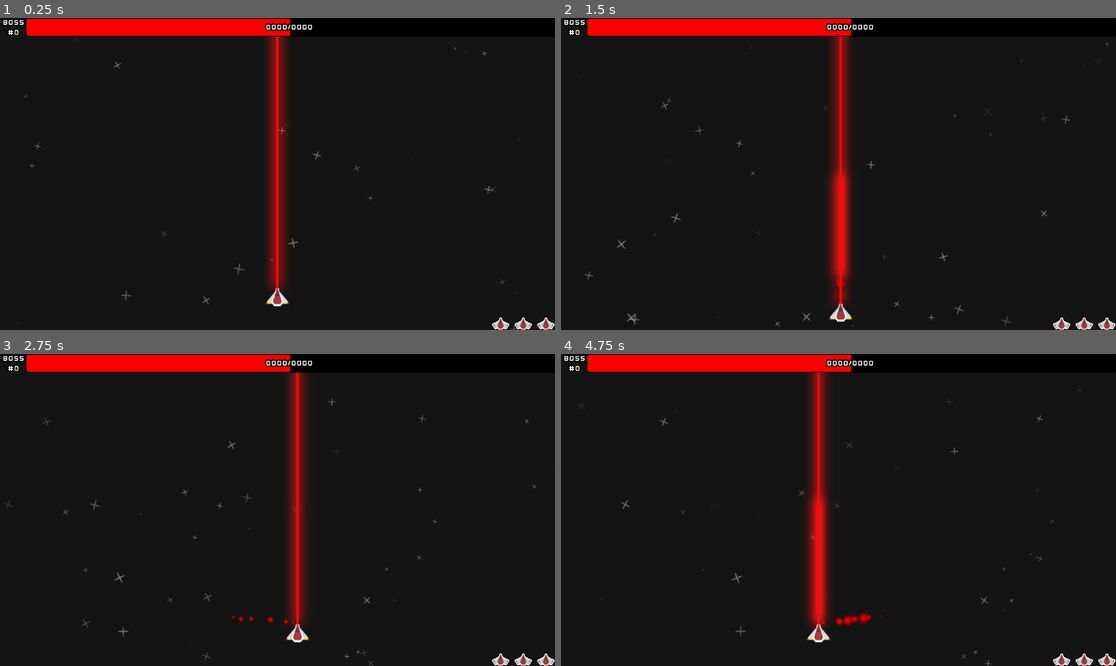
Above: before the commit, frames 1-4 (two rows, left to right).
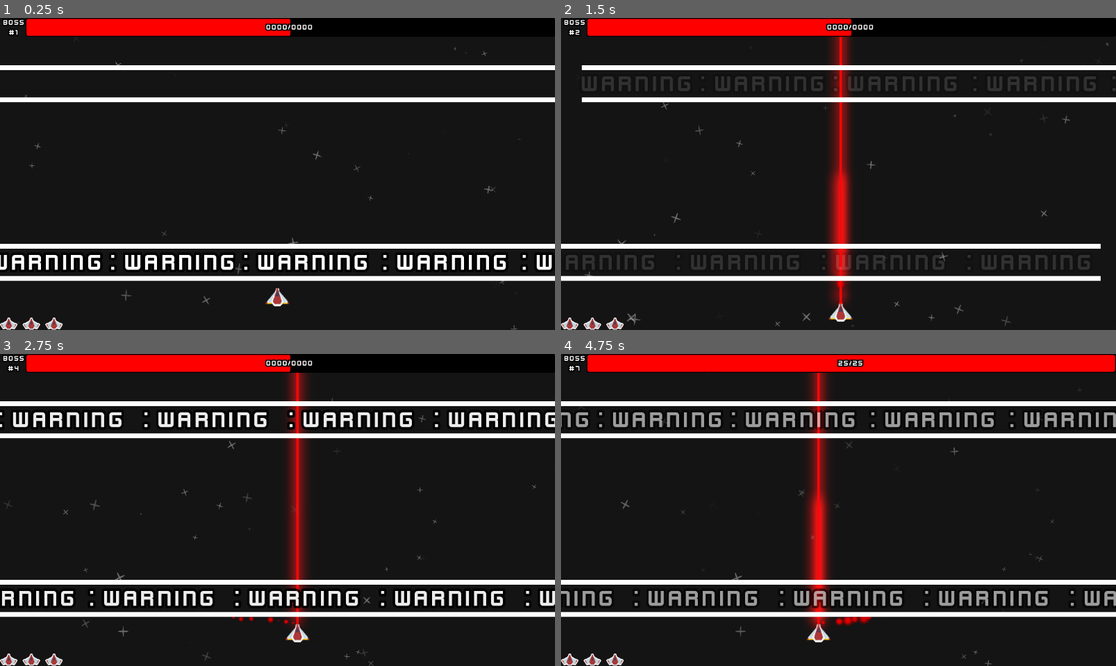
Above: after the commit, the same moments.

Repository: Noxalus/GMTK-2024
Game: Godot game, scene res://scenes/game.tscn
The game is run twice, just before and just after one commit, with the same random seed, the same clock (stepped at 60 frames per second) and the same inputs. The engine's default icon, where the game draws it, is replaced by a stand-in: a white triangle on a blue panel in a dark square.
Inputs (mouse positions are in pixels of both pictures, inside the frame that each line leads up to):
- Up to frame 1 (0.25 s): no input
- Up to frame 2 (1.5 s): move the mouse to (960, 158) at 0.52 s; hold D (move_right) 0.53-1.28 s; tap Page Up (next_boss) at 0.6 s; move the mouse to (727, 189) at 1.27 s; hold S (move_down) from 1.28 s (still down); tap Shift (focus) at 1.35 s
- Up to frame 3 (2.75 s): tap Page Up (next_boss) at 1.55, 2.1 s; move the mouse to (333, 441) at 2.02 s; release S (move_down) at 2.03 s; hold D (move_right) from 2.03 s (still down)
- Up to frame 4 (4.75 s): move the mouse to (810, 572) at 2.77 s; release D (move_right) at 2.78 s; hold Insert (choose_upgrade) 2.78-3.5 s; click (810, 572) at 2.85 s; tap Page Up (next_boss) at 3.05, 4.35 s; click (755, 541) at 3.52 s; move the mouse to (1005, 556) at 4.27 s; hold A (move_left) from 4.28 s (still down)

The runs differ from the first frame. In frame 1, 12% of the frame differs, in the area x 0-100%, y 3-100%; in frame 2, 10%; in frame 3, 11%; in frame 4, 14%, in the area x 0-100%, y 0-100%.

Commit message:
Create a simple warning animation.

Diff:
--- a/forever-warning/scenes/hud/hud.tscn
+++ b/forever-warning/scenes/hud/hud.tscn
@@ -32,6 +32,287 @@
 [sub_resource type="Theme" id="Theme_twhq7"]
 default_font = ExtResource("3_j6bfj")
 
+[sub_resource type="Theme" id="Theme_4okq1"]
+default_font = ExtResource("3_j6bfj")
+default_font_size = 50
+
+[sub_resource type="Animation" id="Animation_vf7qm"]
+resource_name = "warning"
+length = 3.0
+tracks/0/type = "value"
+tracks/0/imported = false
+tracks/0/enabled = true
+tracks/0/path = NodePath("Control/WarningContainer:visible")
+tracks/0/interp = 1
+tracks/0/loop_wrap = true
+tracks/0/keys = {
+"times": PackedFloat32Array(0),
+"transitions": PackedFloat32Array(1),
+"update": 1,
+"values": [true]
+}
+tracks/1/type = "value"
+tracks/1/imported = false
+tracks/1/enabled = true
+tracks/1/path = NodePath("Control/WarningContainer2:visible")
+tracks/1/interp = 1
+tracks/1/loop_wrap = true
+tracks/1/keys = {
+"times": PackedFloat32Array(0),
+"transitions": PackedFloat32Array(1),
+"update": 1,
+"values": [true]
+}
+tracks/2/type = "value"
+tracks/2/imported = false
+tracks/2/enabled = true
+tracks/2/path = NodePath("Control/WarningContainer:position")
+tracks/2/interp = 1
+tracks/2/loop_wrap = true
+tracks/2/keys = {
+"times": PackedFloat32Array(0, 3),
+"transitions": PackedFloat32Array(1, 1),
+"update": 0,
+"values": [Vector2(2333, 111), Vector2(-1145, 111)]
+}
+tracks/3/type = "value"
+tracks/3/imported = false
+tracks/3/enabled = true
+tracks/3/path = NodePath("Control/WarningContainer2:position")
+tracks/3/interp = 1
+tracks/3/loop_wrap = true
+tracks/3/keys = {
+"times": PackedFloat32Array(0, 3),
+"transitions": PackedFloat32Array(1, 1),
+"update": 0,
+"values": [Vector2(-2326, 482), Vector2(1166, 482)]
+}
+tracks/4/type = "value"
+tracks/4/imported = false
+tracks/4/enabled = true
+tracks/4/path = NodePath("Control/WarningContainer/Label:self_modulate")
+tracks/4/interp = 1
+tracks/4/loop_wrap = true
+tracks/4/keys = {
+"times": PackedFloat32Array(0, 0.25, 0.5, 0.75, 1, 1.25, 1.5, 1.73333, 2, 2.23333, 2.5, 2.73333, 3),
+"transitions": PackedFloat32Array(1, 1, 1, 1, 1, 1, 1, 1, 1, 1, 1, 1, 1),
+"update": 0,
+"values": [Color(1, 1, 1, 0), Color(1, 1, 1, 1), Color(1, 1, 1, 0), Color(1, 1, 1, 1), Color(1, 1, 1, 0), Color(1, 1, 1, 1), Color(1, 1, 1, 0), Color(1, 1, 1, 1), Color(1, 1, 1, 0), Color(1, 1, 1, 1), Color(1, 1, 1, 0), Color(1, 1, 1, 1), Color(1, 1, 1, 0)]
+}
+tracks/5/type = "value"
+tracks/5/imported = false
+tracks/5/enabled = true
+tracks/5/path = NodePath("Control/WarningContainer2:self_modulate")
+tracks/5/interp = 1
+tracks/5/loop_wrap = true
+tracks/5/keys = {
+"times": PackedFloat32Array(0),
+"transitions": PackedFloat32Array(1),
+"update": 0,
+"values": [Color(1, 1, 1, 0)]
+}
+tracks/6/type = "value"
+tracks/6/imported = false
+tracks/6/enabled = true
+tracks/6/path = NodePath("Control/WarningContainer/Label/ColorRect:color")
+tracks/6/interp = 1
+tracks/6/loop_wrap = true
+tracks/6/keys = {
+"times": PackedFloat32Array(0, 0.233333, 2.73333, 3),
+"transitions": PackedFloat32Array(1, 1, 1, 1),
+"update": 0,
+"values": [Color(1, 1, 1, 0), Color(1, 1, 1, 1), Color(1, 1, 1, 1), Color(1, 1, 1, 0)]
+}
+tracks/7/type = "value"
+tracks/7/imported = false
+tracks/7/enabled = true
+tracks/7/path = NodePath("Control/WarningContainer/Label/ColorRect2:color")
+tracks/7/interp = 1
+tracks/7/loop_wrap = true
+tracks/7/keys = {
+"times": PackedFloat32Array(0, 0.233333, 2.73333, 3),
+"transitions": PackedFloat32Array(1, 1, 1, 1),
+"update": 0,
+"values": [Color(1, 1, 1, 0), Color(1, 1, 1, 1), Color(1, 1, 1, 1), Color(1, 1, 1, 0)]
+}
+tracks/8/type = "value"
+tracks/8/imported = false
+tracks/8/enabled = true
+tracks/8/path = NodePath("Control/WarningContainer2/Label:self_modulate")
+tracks/8/interp = 1
+tracks/8/loop_wrap = true
+tracks/8/keys = {
+"times": PackedFloat32Array(0, 0.25, 0.5, 0.75, 1, 1.25, 1.5, 1.73333, 2, 2.23333, 2.5, 2.73333, 3),
+"transitions": PackedFloat32Array(1, 1, 1, 1, 1, 1, 1, 1, 1, 1, 1, 1, 1),
+"update": 0,
+"values": [Color(1, 1, 1, 0), Color(1, 1, 1, 1), Color(1, 1, 1, 0), Color(1, 1, 1, 1), Color(1, 1, 1, 0), Color(1, 1, 1, 1), Color(1, 1, 1, 0), Color(1, 1, 1, 1), Color(1, 1, 1, 0), Color(1, 1, 1, 1), Color(1, 1, 1, 0), Color(1, 1, 1, 1), Color(1, 1, 1, 0)]
+}
+tracks/9/type = "value"
+tracks/9/imported = false
+tracks/9/enabled = true
+tracks/9/path = NodePath("Control/WarningContainer2/Label/ColorRect:color")
+tracks/9/interp = 1
+tracks/9/loop_wrap = true
+tracks/9/keys = {
+"times": PackedFloat32Array(0, 0.233333, 2.73333, 3),
+"transitions": PackedFloat32Array(1, 1, 1, 1),
+"update": 0,
+"values": [Color(1, 1, 1, 0), Color(1, 1, 1, 1), Color(1, 1, 1, 1), Color(1, 1, 1, 0)]
+}
+tracks/10/type = "value"
+tracks/10/imported = false
+tracks/10/enabled = true
+tracks/10/path = NodePath("Control/WarningContainer2/Label/ColorRect2:color")
+tracks/10/interp = 1
+tracks/10/loop_wrap = true
+tracks/10/keys = {
+"times": PackedFloat32Array(0, 0.233333, 2.73333, 3),
+"transitions": PackedFloat32Array(1, 1, 1, 1),
+"update": 0,
+"values": [Color(1, 1, 1, 0), Color(1, 1, 1, 1), Color(1, 1, 1, 1), Color(1, 1, 1, 0)]
+}
+
+[sub_resource type="Animation" id="Animation_mebjt"]
+length = 0.001
+tracks/0/type = "value"
+tracks/0/imported = false
+tracks/0/enabled = true
+tracks/0/path = NodePath("Control/WarningContainer:visible")
+tracks/0/interp = 1
+tracks/0/loop_wrap = true
+tracks/0/keys = {
+"times": PackedFloat32Array(0),
+"transitions": PackedFloat32Array(1),
+"update": 1,
+"values": [true]
+}
+tracks/1/type = "value"
+tracks/1/imported = false
+tracks/1/enabled = true
+tracks/1/path = NodePath("Control/WarningContainer2:visible")
+tracks/1/interp = 1
+tracks/1/loop_wrap = true
+tracks/1/keys = {
+"times": PackedFloat32Array(0),
+"transitions": PackedFloat32Array(1),
+"update": 1,
+"values": [true]
+}
+tracks/2/type = "value"
+tracks/2/imported = false
+tracks/2/enabled = true
+tracks/2/path = NodePath("Control/WarningContainer:position")
+tracks/2/interp = 1
+tracks/2/loop_wrap = true
+tracks/2/keys = {
+"times": PackedFloat32Array(0),
+"transitions": PackedFloat32Array(1),
+"update": 0,
+"values": [Vector2(1152, 111)]
+}
+tracks/3/type = "value"
+tracks/3/imported = false
+tracks/3/enabled = true
+tracks/3/path = NodePath("Control/WarningContainer2:position")
+tracks/3/interp = 1
+tracks/3/loop_wrap = true
+tracks/3/keys = {
+"times": PackedFloat32Array(0),
+"transitions": PackedFloat32Array(1),
+"update": 0,
+"values": [Vector2(1152, 482)]
+}
+tracks/4/type = "value"
+tracks/4/imported = false
+tracks/4/enabled = true
+tracks/4/path = NodePath("Control/WarningContainer:self_modulate")
+tracks/4/interp = 1
+tracks/4/loop_wrap = true
+tracks/4/keys = {
+"times": PackedFloat32Array(0),
+"transitions": PackedFloat32Array(1),
+"update": 0,
+"values": [Color(1, 1, 1, 1)]
+}
+tracks/5/type = "value"
+tracks/5/imported = false
+tracks/5/enabled = true
+tracks/5/path = NodePath("Control/WarningContainer2:self_modulate")
+tracks/5/interp = 1
+tracks/5/loop_wrap = true
+tracks/5/keys = {
+"times": PackedFloat32Array(0),
+"transitions": PackedFloat32Array(1),
+"update": 0,
+"values": [Color(1, 1, 1, 1)]
+}
+tracks/6/type = "value"
+tracks/6/imported = false
+tracks/6/enabled = true
+tracks/6/path = NodePath("Control/WarningContainer/Label/ColorRect:color")
+tracks/6/interp = 1
+tracks/6/loop_wrap = true
+tracks/6/keys = {
+"times": PackedFloat32Array(0),
+"transitions": PackedFloat32Array(1),
+"update": 0,
+"values": [Color(1, 1, 1, 1)]
+}
+tracks/7/type = "value"
+tracks/7/imported = false
+tracks/7/enabled = true
+tracks/7/path = NodePath("Control/WarningContainer/Label/ColorRect2:color")
+tracks/7/interp = 1
+tracks/7/loop_wrap = true
+tracks/7/keys = {
+"times": PackedFloat32Array(0),
+"transitions": PackedFloat32Array(1),
+"update": 0,
+"values": [Color(1, 1, 1, 1)]
+}
+tracks/8/type = "value"
+tracks/8/imported = false
+tracks/8/enabled = true
+tracks/8/path = NodePath("Control/WarningContainer2/Label:self_modulate")
+tracks/8/interp = 1
+tracks/8/loop_wrap = true
+tracks/8/keys = {
+"times": PackedFloat32Array(0),
+"transitions": PackedFloat32Array(1),
+"update": 0,
+"values": [Color(1, 1, 1, 1)]
+}
+tracks/9/type = "value"
+tracks/9/imported = false
+tracks/9/enabled = true
+tracks/9/path = NodePath("Control/WarningContainer2/Label/ColorRect:color")
+tracks/9/interp = 1
+tracks/9/loop_wrap = true
+tracks/9/keys = {
+"times": PackedFloat32Array(0),
+"transitions": PackedFloat32Array(1),
+"update": 0,
+"values": [Color(1, 1, 1, 1)]
+}
+tracks/10/type = "value"
+tracks/10/imported = false
+tracks/10/enabled = true
+tracks/10/path = NodePath("Control/WarningContainer2/Label/ColorRect2:color")
+tracks/10/interp = 1
+tracks/10/loop_wrap = true
+tracks/10/keys = {
+"times": PackedFloat32Array(0),
+"transitions": PackedFloat32Array(1),
+"update": 0,
+"values": [Color(1, 1, 1, 1)]
+}
+
+[sub_resource type="AnimationLibrary" id="AnimationLibrary_pw1aq"]
+_data = {
+"RESET": SubResource("Animation_mebjt"),
+"warning": SubResource("Animation_vf7qm")
+}
+
 [sub_resource type="Gradient" id="Gradient_54kjy"]
 offsets = PackedFloat32Array(0)
 colors = PackedColorArray(0, 0, 0, 1)
@@ -54,14 +335,11 @@
 
 [node name="LifeContainer" type="HBoxContainer" parent="."]
 layout_mode = 1
-anchors_preset = 3
-anchor_left = 1.0
+anchors_preset = 2
 anchor_top = 1.0
-anchor_right = 1.0
-anchor_bottom = 1.0
-offset_left = -84.0
+anchor_bottom = 1.0
 offset_top = -26.0
-grow_horizontal = 0
+offset_right = 131.0
 grow_vertical = 0
 theme_override_constants/separation = 10
 
@@ -74,7 +352,7 @@
 [node name="LifeIcon3" parent="LifeContainer" instance=ExtResource("1_16ty7")]
 layout_mode = 2
 
-[node name="MarginContainer" type="MarginContainer" parent="."]
+[node name="TopBar" type="MarginContainer" parent="."]
 layout_mode = 1
 anchors_preset = 10
 anchor_right = 1.0
@@ -85,11 +363,11 @@
 theme_override_constants/margin_right = 0
 theme_override_constants/margin_bottom = 0
 
-[node name="BossLifeContainer" type="HBoxContainer" parent="MarginContainer"]
+[node name="BossLifeContainer" type="HBoxContainer" parent="TopBar"]
 layout_mode = 2
 theme_override_constants/separation = 0
 
-[node name="BossLabel" type="Label" parent="MarginContainer/BossLifeContainer"]
+[node name="BossLabel" type="Label" parent="TopBar/BossLifeContainer"]
 layout_mode = 2
 theme = SubResource("Theme_wyq1t")
 theme_override_constants/outline_size = 10
@@ -98,11 +376,12 @@
 horizontal_alignment = 1
 justification_flags = 0
 
-[node name="Control" type="Control" parent="MarginContainer/BossLifeContainer"]
+[node name="Control" type="Control" parent="TopBar/BossLifeContainer"]
 layout_mode = 2
 size_flags_horizontal = 3
 
-[node name="BossLifeGauge" type="ProgressBar" parent="MarginContainer/BossLifeContainer/Control"]
+[node name="BossLifeGauge" type="ProgressBar" parent="TopBar/BossLifeContainer/Control"]
+unique_name_in_owner = true
 layout_mode = 1
 anchors_preset = 15
 anchor_right = 1.0
@@ -114,7 +393,7 @@
 value = 50.0
 show_percentage = false
 
-[node name="BossLifeLabel" type="Label" parent="MarginContainer/BossLifeContainer/Control"]
+[node name="BossLifeLabel" type="Label" parent="TopBar/BossLifeContainer/Control"]
 layout_mode = 1
 anchors_preset = 15
 anchor_right = 1.0
@@ -126,6 +405,116 @@
 text = "0000/0000"
 horizontal_alignment = 1
 vertical_alignment = 1
+
+[node name="Warning" type="Control" parent="."]
+layout_mode = 1
+anchors_preset = 15
+anchor_right = 1.0
+anchor_bottom = 1.0
+grow_horizontal = 2
+grow_vertical = 2
+
+[node name="Control" type="Control" parent="Warning"]
+layout_mode = 1
+anchors_preset = 15
+anchor_right = 1.0
+anchor_bottom = 1.0
+grow_horizontal = 2
+grow_vertical = 2
+
+[node name="WarningContainer" type="Control" parent="Warning/Control"]
+layout_mode = 1
+anchors_preset = 14
+anchor_top = 0.5
+anchor_right = 1.0
+anchor_bottom = 0.5
+offset_left = 1152.0
+offset_top = -213.0
+offset_right = 1152.0
+offset_bottom = -162.0
+grow_horizontal = 2
+grow_vertical = 2
+
+[node name="Label" type="Label" parent="Warning/Control/WarningContainer"]
+self_modulate = Color(1, 1, 1, 0)
+layout_mode = 1
+anchors_preset = 15
+anchor_right = 1.0
+anchor_bottom = 1.0
+grow_horizontal = 2
+grow_vertical = 2
+theme = SubResource("Theme_4okq1")
+theme_override_constants/outline_size = 20
+text = "WARNING : WARNING : WARNING  : WARNING  : WARNING   : WARNING   : WARNING   : WARNING   : WARNING   : WARNING   : WARNING   : WARNING "
+
+[node name="ColorRect" type="ColorRect" parent="Warning/Control/WarningContainer/Label"]
+layout_mode = 1
+anchors_preset = 15
+anchor_right = 1.0
+anchor_bottom = 1.0
+offset_top = -10.0
+offset_bottom = -57.0
+grow_horizontal = 2
+grow_vertical = 2
+
+[node name="ColorRect2" type="ColorRect" parent="Warning/Control/WarningContainer/Label"]
+layout_mode = 1
+anchors_preset = 12
+anchor_top = 1.0
+anchor_right = 1.0
+anchor_bottom = 1.0
+offset_bottom = 10.0
+grow_horizontal = 2
+grow_vertical = 0
+
+[node name="WarningContainer2" type="Control" parent="Warning/Control"]
+layout_mode = 1
+anchors_preset = 14
+anchor_top = 0.5
+anchor_right = 1.0
+anchor_bottom = 0.5
+offset_left = 1152.0
+offset_top = 158.0
+offset_right = 1152.0
+offset_bottom = 209.0
+grow_horizontal = 2
+grow_vertical = 2
+
+[node name="Label" type="Label" parent="Warning/Control/WarningContainer2"]
+layout_mode = 1
+anchors_preset = 15
+anchor_right = 1.0
+anchor_bottom = 1.0
+grow_horizontal = 2
+grow_vertical = 2
+theme = SubResource("Theme_4okq1")
+theme_override_constants/outline_size = 20
+text = "WARNING : WARNING : WARNING  : WARNING  : WARNING   : WARNING   : WARNING   : WARNING   : WARNING   : WARNING   : WARNING   : WARNING "
+
+[node name="ColorRect" type="ColorRect" parent="Warning/Control/WarningContainer2/Label"]
+layout_mode = 1
+anchors_preset = 15
+anchor_right = 1.0
+anchor_bottom = 1.0
+offset_top = -10.0
+offset_bottom = -57.0
+grow_horizontal = 2
+grow_vertical = 2
+
+[node name="ColorRect2" type="ColorRect" parent="Warning/Control/WarningContainer2/Label"]
+layout_mode = 1
+anchors_preset = 12
+anchor_top = 1.0
+anchor_right = 1.0
+anchor_bottom = 1.0
+offset_bottom = 10.0
+grow_horizontal = 2
+grow_vertical = 0
+
+[node name="WarningAnimationPlayer" type="AnimationPlayer" parent="Warning"]
+libraries = {
+"": SubResource("AnimationLibrary_pw1aq")
+}
 
 [node name="GameOver" parent="." instance=ExtResource("4_m2csm")]
 visible = false
--- a/forever-warning/scripts/boss_core.gd
+++ b/forever-warning/scripts/boss_core.gd
@@ -34,7 +34,7 @@
 func _ready():
 	life = base_life;
 	chance_to_fire = base_chance_to_fire
-	setup()
+	setup(0)
 
 func _process(delta):
 	if is_dead or is_dying or game.player.is_dead or game.is_paused or is_spawning:
@@ -113,10 +113,16 @@
 
 #region Generation
 
-func setup():
+func setup(parts_count: int = 1):
 	# Wait a small amount of time before to respawn the boss
 	var timer := get_tree().create_timer(boss_spawn_delay)
 	await timer.timeout
+
+	game.hud.show_warning_animation()
+
+	# Wait for the warning animation
+	var warning_animation_timer := get_tree().create_timer(3.0)
+	await warning_animation_timer.timeout
 
 	global_position = boss_spawn.global_position
 	global_rotation = boss_spawn.global_rotation
@@ -129,7 +135,7 @@
 			part[0].setup()
 			part[1].setup()
 
-	for i in range(0, 3):
+	for i in range(0, parts_count):
 		spawn_new_parts()
 
 	for weapon in weapon_instances:
--- a/forever-warning/scripts/game.gd
+++ b/forever-warning/scripts/game.gd
@@ -134,7 +134,6 @@
 	bullets.clear()
 
 func spawn_new_boss():
-	return
 	clear_boss_bullets()
 	wave_count += 1
 
@@ -147,7 +146,7 @@
 		get_tree().current_scene.add_child(boss)
 		boss.died_signal.connect(_on_boss_death)
 	else:
-		boss.setup()
+		boss.setup(1)
 
 func _on_boss_death():
 	if player.is_dead and player_lives <= 0:
--- a/forever-warning/scripts/hud.gd
+++ b/forever-warning/scripts/hud.gd
@@ -1,8 +1,8 @@
 extends Control
 
-@onready var boss_life_gauge := $MarginContainer/BossLifeContainer/Control/BossLifeGauge
-@onready var boss_life_text := $MarginContainer/BossLifeContainer/Control/BossLifeLabel
-@onready var boss_label := $MarginContainer/BossLifeContainer/BossLabel
+@onready var boss_life_gauge := %BossLifeGauge
+@onready var boss_life_text := $TopBar/BossLifeContainer/Control/BossLifeLabel
+@onready var boss_label := $TopBar/BossLifeContainer/BossLabel
 @onready var life_container := $LifeContainer
 @onready var game_over := $GameOver
 @onready var upgrades: Control = $Upgrades
@@ -42,6 +42,9 @@
 	for upgrade in upgrades_container.get_children():
 		upgrade.queue_free()
 
+func show_warning_animation():
+	$Warning/WarningAnimationPlayer.play("warning")
+
 func show_upgrades():
 	game.pause()
 	clear_upgrades()
--- a/forever-warning/scripts/laser.gd
+++ b/forever-warning/scripts/laser.gd
@@ -6,6 +6,7 @@
 func _ready() -> void:
 	tween = create_tween()
 	set_physics_process(false)
+	$Line2D.points[1] = Vector2.ZERO
 
 func _process(delta: float) -> void:
 	if Input.is_action_just_pressed("focus"):
Not shown, changed: forever-warning/export_presets.cfg
Not shown: 1 places in forever-warning/scenes/hud/hud.tscn that only renumber resources
